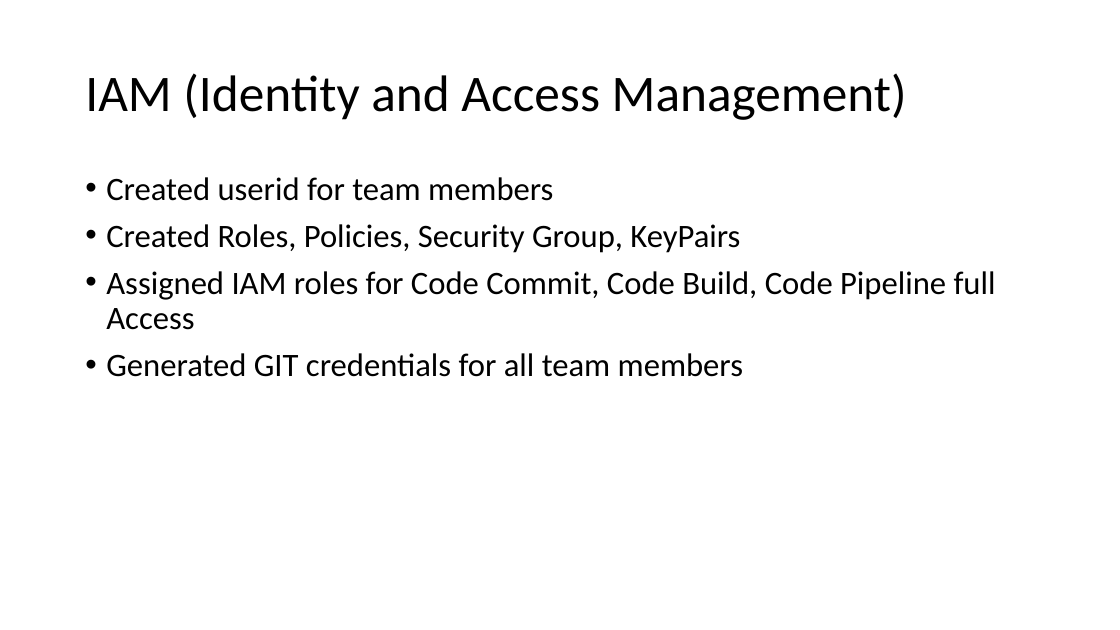
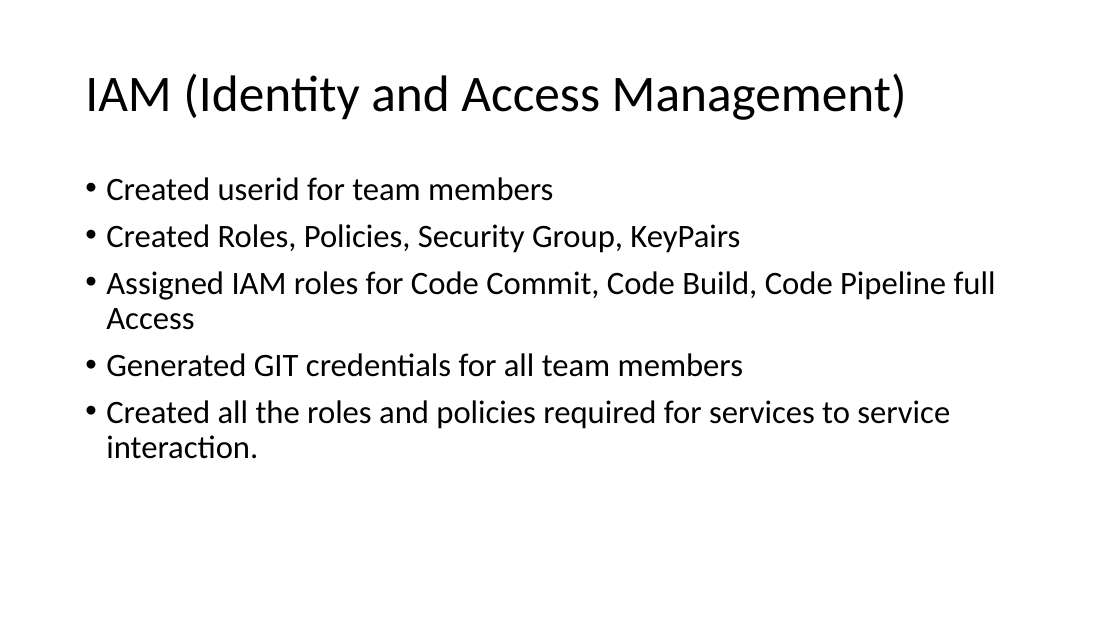
Before and after one commit to awspractice12/aws_practice, a slide deck: slide 6 of documents/DevOps_on_AWS.pptx. Drawn at 1120x630 pixels with LibreOffice and Linux fonts; fonts in the diff are those of the drawing. Boxes give left, top, right and bottom in pixels: in the first picture for what was removed or moved away, otherwise in the second. Text is boxed around its words. In the diff, an @@ line names an element or a change of style, - is before the commit and + after.

```diff
--- a/documents/DevOps_on_AWS.pptx
+++ b/documents/DevOps_on_AWS.pptx
@@ text at bbox=[106, 400, 950, 459]: paragraph added @@
+• Created all the roles and policies required for services to service interaction.
```
Also in this commit, not shown: 6 other slides changed.
